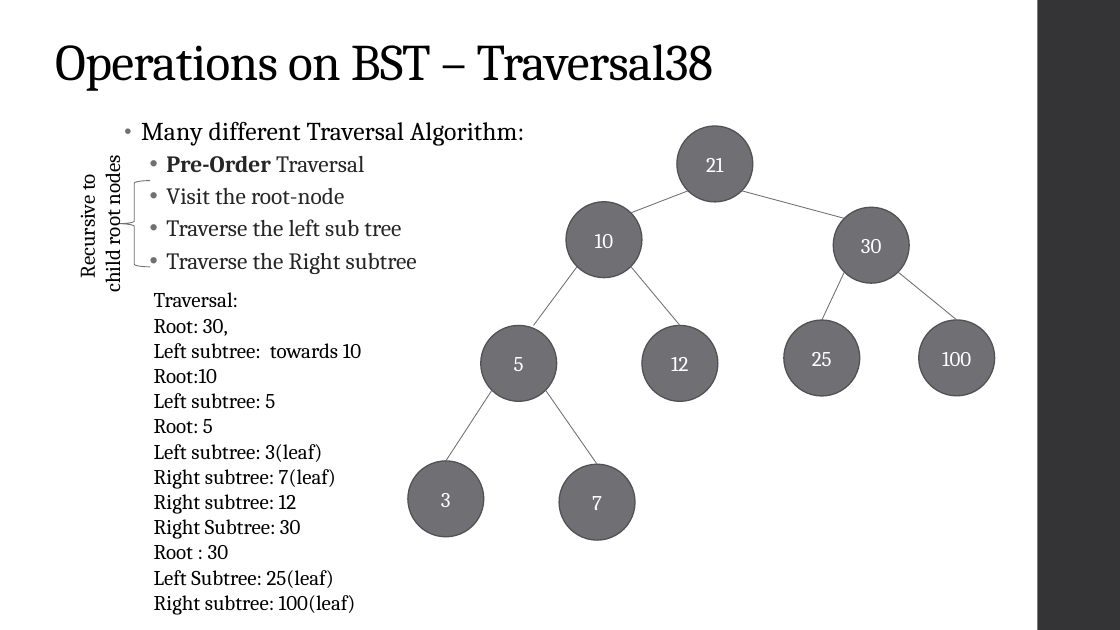
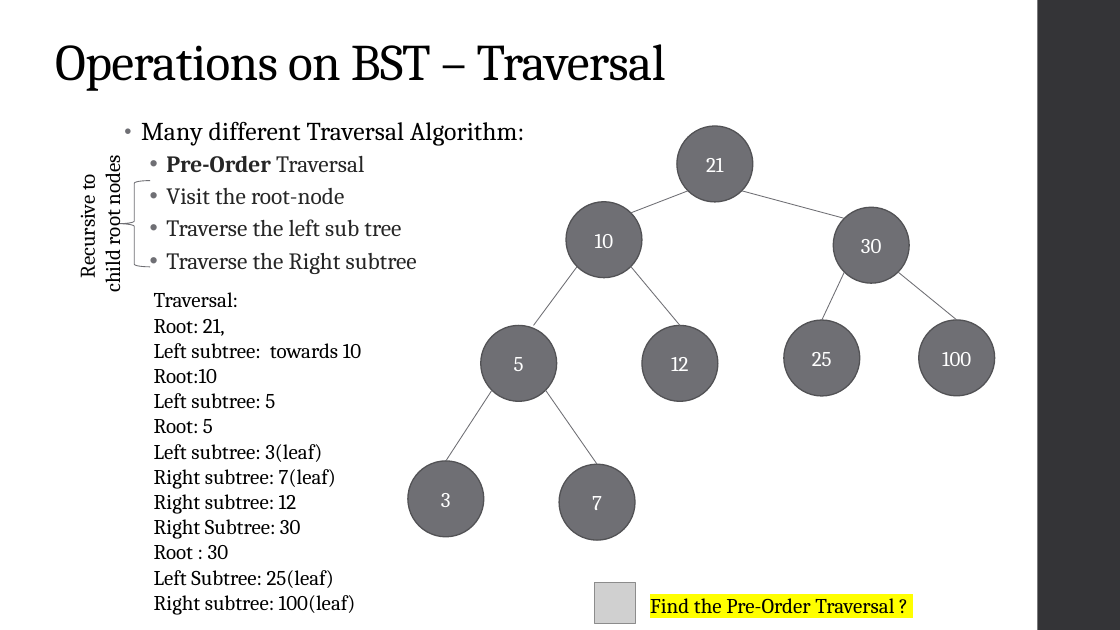
Before and after one commit to share2learnwidmanish/MVJ_Visit_28thJan2023-, a slide deck: slide 51 of DataStructure_Trees_animation_MVJ.pptx (slide 49 before the commit). Drawn at 1120x630 pixels with LibreOffice and Linux fonts; fonts in the diff are those of the drawing; grey boxes stand for pictures. Boxes give left, top, right and bottom in pixels: in the first picture for what was removed or moved away, otherwise in the second. Text is boxed around its words. In the diff, an @@ line names an element or a change of style, - is before the commit and + after.

```diff
--- a/DataStructure_Trees_animation_MVJ.pptx
+++ b/DataStructure_Trees_animation_MVJ.pptx
@@ title at (55, 44, 666, 91): text changed @@
-Operations on BST – Traversal38
+Operations on BST – Traversal
@@ text at (154, 319, 225, 336): text changed @@
-Root: 30,
+Root: 21,
@@ picture added at (595, 583, 635, 623) @@
@@ text added at (650, 593, 894, 614), 18 pt, text #000000 @@
+Find the Pre-Order Traversal ?
```
Also in this commit, not shown: 29 other slides changed, 4 slides added.
